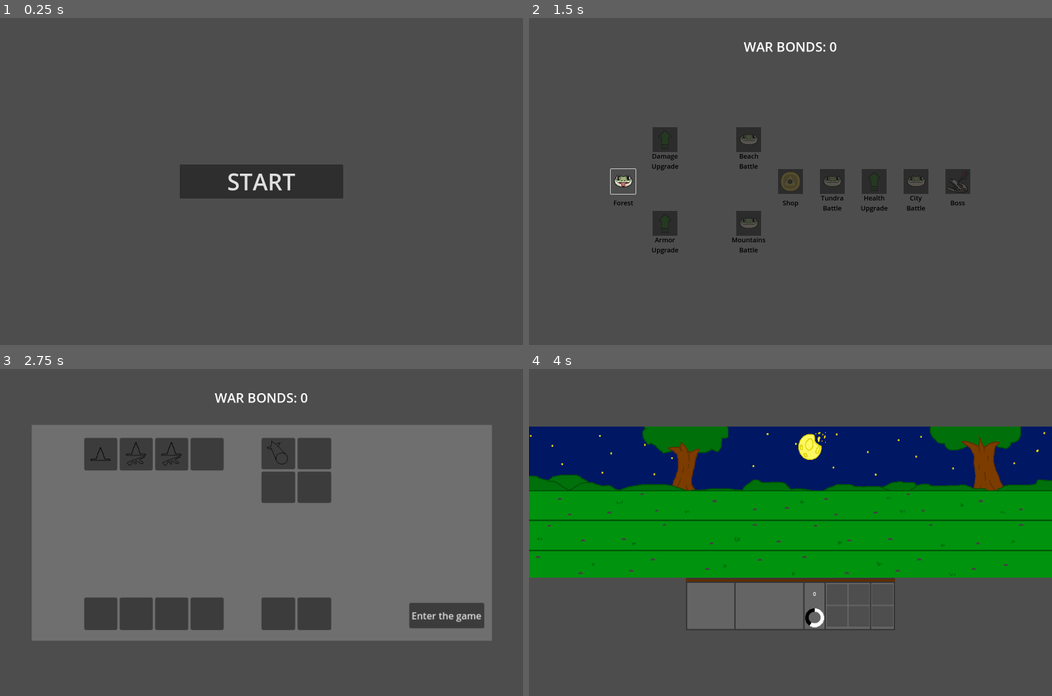
Above: before the commit, frames 1-4 (two rows, left to right).
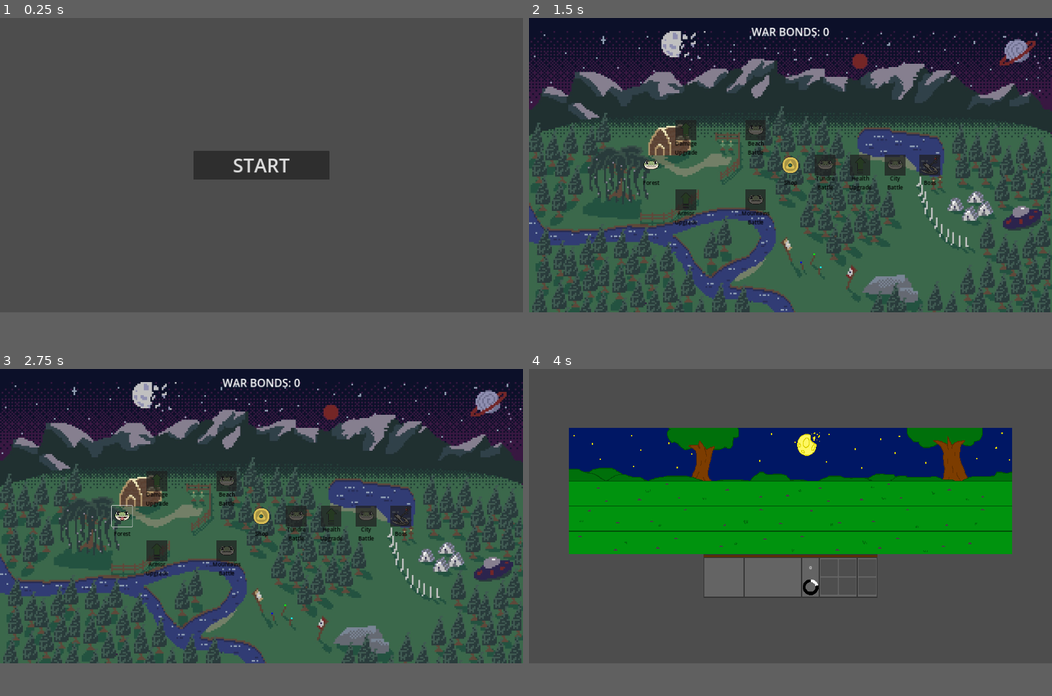
Above: after the commit, the same moments.

Repository: SammyCadian/wizards-who-hate-lizards
Game: Godot game, scene res://game.tscn
Same seed, same stepped clock (60 frames per second), same inputs: the game is played once before the commit and once after it. The engine's default icon, where the game draws it, is replaced by a stand-in: a white triangle on a blue panel in a dark square.
Inputs (mouse positions are in pixels of both pictures, inside the frame that each line leads up to):
- Up to frame 1 (0.25 s): no input
- Up to frame 2 (1.5 s): click "START" at 0.5 s; click (623, 181) at 1.27 s
- Up to frame 3 (2.75 s): click (120, 532) at 2.02 s
- Up to frame 4 (4 s): click (973, 614) at 2.75 s, where only the run before the commit has a clickable "Enter the game"; click (947, 610) at 3.5 s, where only the run after the commit has a clickable "Enter the game"
In our replay, the window is 800x500 before the commit and 800x450 after it. These sizes can differ from the game's own. Grey fills any space a smaller window leaves; there, only what the larger window draws over its background counts as a difference.

The runs differ from the first frame. In frame 1, 3.3% of the frame differs, in the area x 34-66%, y 40-56%; in frame 2, 79%; in frame 3, 84%, in the area x 0-100%, y 0-90%; in frame 4, 23%.

Commit message:
Reapply "Merge branch 'main' of https://github.com/SammyCadian/wizards-who-hate-lizards"
This reverts commit f027f8dd1c71c952c3cb2dba07f865cc959bddd8.

Diff:
--- a/Scenes/Battle/battle_manager.gd
+++ b/Scenes/Battle/battle_manager.gd
@@ -39,7 +39,7 @@
 func playerWins():
 	# Update player variables
 	Global.ADD_WAR_BONDS(100)
-	get_parent().get_node("Map").get_node("WarBonds").text = "WAR BONDS: %s" % Global.PLAYER_WAR_BONDS
+	get_parent().updateWarBonds()
 	Global.BATTLES_WON += 1
 	Global.NODES_COMPLETED += 1
 
@@ -54,6 +54,7 @@
 	Global.PLAYER_WAR_BONDS = 0
 	Global.BATTLES_WON = 0
 	Global.NODES_COMPLETED = 0
+	Global.boughtItems = []
 
 	# Instantiate the Game Over UI
 	var gameOverInstance = gameOverScene.instantiate()
--- a/Scenes/UI/map.gd
+++ b/Scenes/UI/map.gd
@@ -18,7 +18,7 @@
 func _ready() -> void:
 	# The start, shop, and boss nodes are always the same
 	instMapNode("Forest", "Battle", $node0).enable() # The first node starts enabled
-	instMapNode("Shop", "Shop", $node3)
+	instMapNode("Shop", "Shop", $node3).enable()
 	instMapNode("Boss", "Boss", $node7)
 
 	# Randomize the rest of the map
@@ -72,10 +72,9 @@
 
 # Connected from the unit selection signal, load into battle with the selected units
 func loadBattle():
-	var unitSelect = get_node("unitSelect")
-	print(unitSelect.getUnits())
-	get_parent().get_node("BattleManager").startBattle(unitSelect.getUnits())
-	unitSelect.queue_free() # Free the unit selection
+	print(currUnitSelect.getUnits())
+	get_parent().get_node("BattleManager").startBattle(currUnitSelect.getUnits())
+	currUnitSelect.queue_free() # Free the unit selection
 
 # Signal connect for a map node being pressed
 func _map_node_selected():
@@ -87,6 +86,10 @@
 	if selectedMapNode.nodeType == "Battle":
 		handleBattleSelect()
 
+	# Switch into the shop
+	if selectedMapNode.nodeType == "Shop":
+		handleShopSelect()
+
 # Called when a selected node is a battle
 func handleBattleSelect():
 	selectedMapNode.get_node("Icon").frame = 1
@@ -94,6 +97,10 @@
 	await get_tree().create_timer(1.0).timeout # TODO find out why timer breaks unit select :(
 	get_tree().paused = false
 	currUnitSelect = unitSelectScene.instantiate()
-	currUnitSelect.name = "unitSelect" # Rename it in the tree
 	currUnitSelect.loadBattle.connect(loadBattle) # Connect the startGame signal
 	add_child(currUnitSelect)
+
+# Called when a selected node is a shop
+func handleShopSelect():
+	get_parent().loadScene("res://Scenes/UI/shop.tscn")
+	get_parent().showWarBonds()
--- a/Scenes/UI/map.tscn
+++ b/Scenes/UI/map.tscn
@@ -1,7 +1,7 @@
 [gd_scene load_steps=3 format=3 uid="uid://dsl6gtr1e6wls"]
 
-[ext_resource type="Texture2D" uid="uid://1hyfmby6yd5s" path="res://icon.svg" id="1_k3vwj"]
 [ext_resource type="Script" path="res://Scenes/UI/map.gd" id="1_yijh4"]
+[ext_resource type="Texture2D" uid="uid://ddngoex8hpksj" path="res://Sprites/UI/NodeMapBackground.png" id="2_2hlxw"]
 
 [node name="Map" type="Node2D"]
 script = ExtResource("1_yijh4")
@@ -9,9 +9,7 @@
 [node name="Camera2D" type="Camera2D" parent="."]
 
 [node name="Background" type="Sprite2D" parent="."]
-visible = false
-scale = Vector2(10, 6)
-texture = ExtResource("1_k3vwj")
+texture = ExtResource("2_2hlxw")
 
 [node name="node0" type="Marker2D" parent="."]
 position = Vector2(-512, 0)
@@ -41,14 +39,3 @@
 
 [node name="node7" type="Marker2D" parent="."]
 position = Vector2(512, 0)
-
-[node name="WarBonds" type="Label" parent="."]
-offset_left = -168.0
-offset_top = -488.0
-offset_right = 168.0
-offset_bottom = -336.0
-theme_override_font_sizes/font_size = 40
-text = "WAR BONDS: 0"
-horizontal_alignment = 1
-vertical_alignment = 1
-autowrap_mode = 2
--- /dev/null
+++ b/Scenes/UI/shop.gd
@@ -0,0 +1,63 @@
+extends Control
+
+# Preload nodes for instantation
+var shopItemScene = preload("res://Scenes/UI/shop_item.tscn")
+
+@export var selectedItem =  null # Track the currently selected item
+
+# Store all possible shop items in an array
+var shopItems = ["Missle", "Fireball Rain", "PLACEHOLDER3", "PLACEHOLDER4"]
+
+func _ready() -> void:
+	# Get each item properties and instantiate them in the shop
+	for i in range(0, 4):
+		# Get the items properties
+		var itemName = shopItems[i]
+		var itemMarker = get_node("item" + str(i + 1))
+		var boughtFlag = Global.boughtItems.has(itemName)
+
+		instShopItem(itemName, itemMarker, boughtFlag)
+
+func instShopItem(name, itemMarker : Marker2D, boughtFlag : bool) -> Control:
+	var shopItemInstance = shopItemScene.instantiate()
+	shopItemInstance.name = name # Name the ability for future reference
+	shopItemInstance.get_node("Name").text = name # Set the ability name
+	shopItemInstance.get_node("Cost").text = "$100" # Set the ability name
+	# shopItemInstance.get_node("Icon").texture = name # Set the icon based on the name
+
+	shopItemInstance.get_node("Button").pressed.connect(_shop_item_selected) # Connect the pressed signal
+	itemMarker.add_child(shopItemInstance) # Add it to the map
+
+	# Enable the item if it wasn't bought already
+	if !boughtFlag:
+		shopItemInstance.enable()
+
+	return shopItemInstance
+
+# Signal connect for a shop item being pressed
+func _shop_item_selected():
+	$BuyButton.disabled = false
+
+# Buy an item in the shop
+func buyItem():
+	# Buy the item if able
+	if (Global.PLAYER_WAR_BONDS >= 100 && selectedItem != null):
+		print(selectedItem.name + " purchased!")
+
+		# Update player variables
+		Global.PLAYER_WAR_BONDS -= 100
+		Global.boughtItems.append(selectedItem.name)
+
+		# Clear the item selection
+		selectedItem.disable()
+		$BuyButton.disabled = true
+		selectedItem = null
+		get_parent().updateWarBonds()
+	else:
+		print("Cannot buy " + selectedItem.name + "!")
+
+func _on_map_button_pressed() -> void:
+	get_parent().loadMap()
+
+func _on_buy_button_pressed() -> void:
+	buyItem()
--- /dev/null
+++ b/Scenes/UI/shop.tscn
@@ -0,0 +1,47 @@
+[gd_scene load_steps=3 format=3 uid="uid://sp2tq3ngw4d0"]
+
+[ext_resource type="Script" path="res://Scenes/UI/shop.gd" id="1_oa8wu"]
+[ext_resource type="Texture2D" uid="uid://1hyfmby6yd5s" path="res://icon.svg" id="1_v8tif"]
+
+[node name="Shop" type="Control"]
+layout_mode = 3
+anchors_preset = 0
+script = ExtResource("1_oa8wu")
+
+[node name="Background" type="Sprite2D" parent="."]
+scale = Vector2(9.875, 6.625)
+texture = ExtResource("1_v8tif")
+
+[node name="item1" type="Marker2D" parent="."]
+position = Vector2(128, -224)
+
+[node name="item2" type="Marker2D" parent="."]
+position = Vector2(384, -224)
+
+[node name="item3" type="Marker2D" parent="."]
+position = Vector2(128, -56)
+
+[node name="item4" type="Marker2D" parent="."]
+position = Vector2(384, -56)
+
+[node name="MapButton" type="Button" parent="."]
+layout_mode = 0
+offset_left = -136.0
+offset_top = 344.0
+offset_right = 136.0
+offset_bottom = 397.0
+theme_override_font_sizes/font_size = 25
+text = "Return to Map"
+
+[node name="BuyButton" type="Button" parent="."]
+layout_mode = 0
+offset_left = 160.0
+offset_top = 96.0
+offset_right = 352.0
+offset_bottom = 288.0
+theme_override_font_sizes/font_size = 70
+disabled = true
+text = "BUY"
+
+[connection signal="pressed" from="MapButton" to="." method="_on_map_button_pressed"]
+[connection signal="pressed" from="BuyButton" to="." method="_on_buy_button_pressed"]
--- /dev/null
+++ b/Scenes/UI/shop_item.gd
@@ -0,0 +1,18 @@
+extends Control
+
+func _ready() -> void:
+	disable()
+
+func _on_button_pressed() -> void:
+	get_parent().get_parent().selectedItem = self
+	print(name + " ability selected!")
+
+func disable():
+	$BoughtCover.show()
+	$Button.hide()
+	$Button.disabled = true
+
+func enable():
+	$BoughtCover.hide()
+	$Button.show()
+	$Button.disabled = false
--- /dev/null
+++ b/Scenes/UI/shop_item.tscn
@@ -0,0 +1,75 @@
+[gd_scene load_steps=3 format=3 uid="uid://cfsaj53c7y4gw"]
+
+[ext_resource type="Texture2D" uid="uid://1hyfmby6yd5s" path="res://icon.svg" id="1_cqnop"]
+[ext_resource type="Script" path="res://Scenes/UI/shop_item.gd" id="1_hmbaq"]
+
+[node name="Shop Item" type="Control"]
+layout_mode = 3
+anchors_preset = 15
+anchor_right = 1.0
+anchor_bottom = 1.0
+grow_horizontal = 2
+grow_vertical = 2
+script = ExtResource("1_hmbaq")
+
+[node name="Icon" type="Sprite2D" parent="."]
+position = Vector2(1.90735e-06, 1.90735e-06)
+scale = Vector2(0.59375, 0.59375)
+texture = ExtResource("1_cqnop")
+
+[node name="Name" type="Label" parent="."]
+layout_mode = 1
+anchors_preset = -1
+offset_left = -60.0
+offset_top = -76.0
+offset_right = 60.0
+offset_bottom = -31.0
+grow_horizontal = 2
+grow_vertical = 2
+theme_override_colors/font_color = Color(0, 0, 0, 1)
+theme_override_font_sizes/font_size = 20
+text = "NAME"
+horizontal_alignment = 1
+vertical_alignment = 1
+autowrap_mode = 2
+
+[node name="Cost" type="Label" parent="."]
+layout_mode = 1
+anchors_preset = -1
+offset_left = -37.0
+offset_top = 32.0
+offset_right = 37.0
+offset_bottom = 77.0
+grow_horizontal = 2
+grow_vertical = 2
+theme_override_colors/font_color = Color(0, 0, 0, 1)
+theme_override_font_sizes/font_size = 20
+text = "COST"
+horizontal_alignment = 1
+vertical_alignment = 1
+autowrap_mode = 2
+
+[node name="BoughtCover" type="ColorRect" parent="."]
+visible = false
+layout_mode = 1
+anchors_preset = -1
+offset_left = -38.0
+offset_top = -38.0
+offset_right = 38.0
+offset_bottom = 38.0
+grow_horizontal = 2
+grow_vertical = 2
+color = Color(0.121569, 0.121569, 0.121569, 0.709804)
+
+[node name="Button" type="Button" parent="."]
+layout_mode = 1
+anchors_preset = -1
+offset_left = -38.0
+offset_top = -38.0
+offset_right = 38.0
+offset_bottom = 38.0
+grow_horizontal = 2
+grow_vertical = 2
+flat = true
+
+[connection signal="pressed" from="Button" to="." method="_on_button_pressed"]
--- a/game.gd
+++ b/game.gd
@@ -18,7 +18,7 @@
 
 # Switch and load scenes
 # Returns the newly loaded scene if caller needs it (as seen in Battle Manager)
-func loadScene(path : String) -> Node2D:
+func loadScene(path : String) -> Node:
 	# Clear old scene and hide the map
 	clearScene()
 	unloadMap()
@@ -37,9 +37,12 @@
 
 func loadMap():
 	clearScene()
+	updateWarBonds()
+	showWarBonds()
 	map.show()
 
 func unloadMap():
+	hideWarBonds()
 	map.hide()
 
 func restartGame():
@@ -49,3 +52,12 @@
 
 	# Go back to the start menu
 	loadStart()
+
+func showWarBonds():
+	$WarBonds.show()
+
+func hideWarBonds():
+	$WarBonds.hide()
+
+func updateWarBonds():
+	$WarBonds.text = "WAR BONDS: %s" % Global.PLAYER_WAR_BONDS
--- a/game.tscn
+++ b/game.tscn
@@ -7,3 +7,16 @@
 script = ExtResource("1_7jktm")
 
 [node name="BattleManager" parent="." instance=ExtResource("1_80nbo")]
+
+[node name="WarBonds" type="Label" parent="."]
+visible = false
+z_index = 10
+offset_left = -312.0
+offset_top = -548.0
+offset_right = 312.0
+offset_bottom = -432.0
+theme_override_font_sizes/font_size = 40
+text = "WAR BONDS: 0"
+horizontal_alignment = 1
+vertical_alignment = 1
+autowrap_mode = 2
--- a/global.gd
+++ b/global.gd
@@ -1,4 +1,7 @@
 extends Node
+
+# Global array to track purchased shop items
+var boughtItems = []
 
 # Global variable to track the player's reward from battle
 var PLAYER_WAR_BONDS = 0
--- a/project.godot
+++ b/project.godot
@@ -21,8 +21,9 @@
 
 [display]
 
-window/size/viewport_width=1600
-window/size/viewport_height=1000
+window/size/viewport_width=1920
+window/size/viewport_height=1080
+window/stretch/mode="canvas_items"
 
 [input]
 
Binary file added: Sprites/UI/NodeMapBackground.png
Not shown, added: Sprites/UI/NodeMapBackground.png.import
